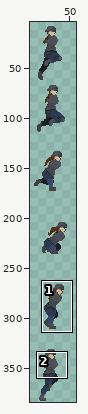
Two versions of one sprite sheet, Assets/Art/2D/Animations/Characters/Stealth Master/Base/Vault/SM_BDY_VaultOn_RV.png. The first picture is a wide view before the edit; the outline marks the close-up.
Close-up. Old version:
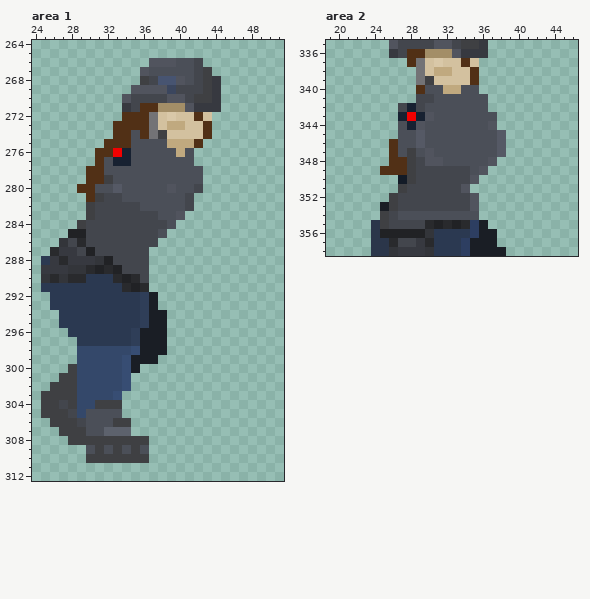
The file is 64x384 pixels. Colours within 5 levels of each other are drawn and written as one. Shown: area 1: x 24..51, y 264..312; area 2: x 19..46, y 335..358. The wide view leaves out empty margins. The commit also changed other parts of the picture, which this record leaves out.
Once edited:
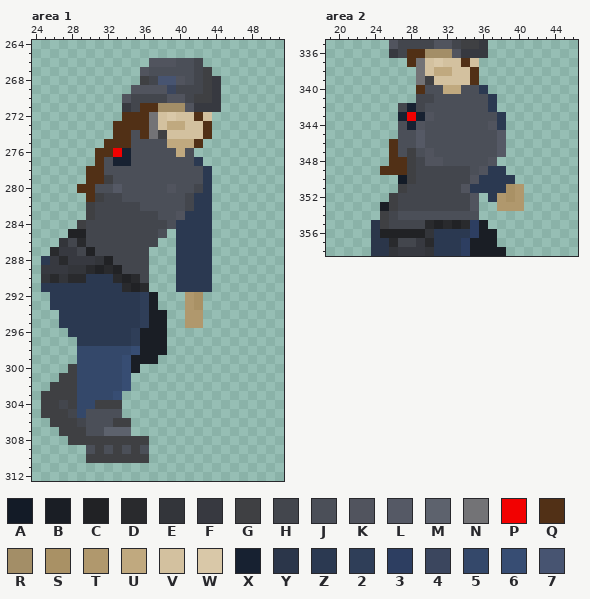
Palette (. is transparent): A #131b27  B #1a1e25  C #212225  D #292a2d  E #33353a  F #373940  G #3f4043  H #43464d  J #4b4f58  K #51545e  L #555965  M #5d626d  N #737376  P #f20101  Q #513016  R #a38e67  S #a99165  T #b0986d  U #c0a97f  V #d3c19f  W #d9c8a8  X #172131  Y #2b364a  Z #2b3951  2 #2f3e58  3 #2d3e61  4 #3b465e  5 #34486a  6 #374d73  7 #475471
The exact change:
Changed rows in their new state; - is an unchanged pixel.
Area 1:
first column x 40:
277 --Z-
278 ---Z
279 ---Z
280 ---Z
281 --ZZ
282 --ZZ
283 -ZZZ
284 ZZZZ
285 ZZZZ
286 ZZZZ
287 ZZZZ
288 ZZZZ
289 ZZZZ
290 ZZZZ
291 ZZZZ
292 -TS-
293 -TS-
294 -TT-
295 -TT-
Area 2:
first column x 36:
340 Z--
341 -Z-
342 -Z-
343 --Z
344 --Z
first column x 35:
349 --ZZ--
350 -ZZZZ-
351 ZZZZST
352 --ZTST
353 ---TTT
Where, in picture pixels (left, top, right, bottom), the same in both close-ups:
added: (176, 157, 212, 328)
added: (470, 85, 524, 211)
